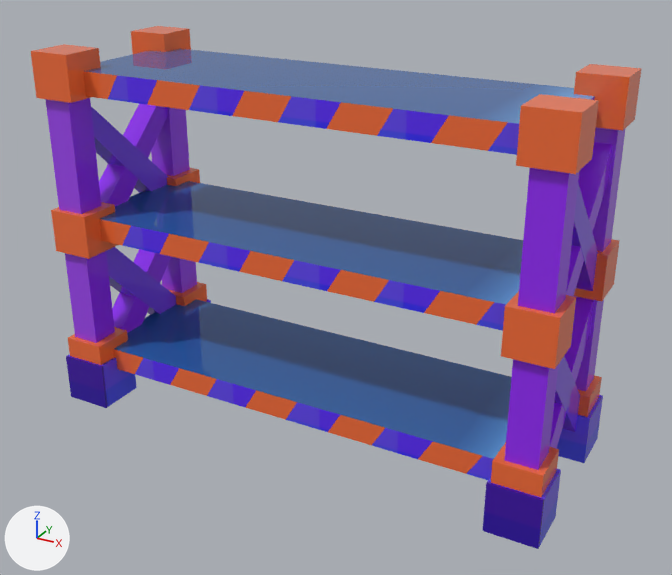
The FBX model Assets/Art/Model/Prop/Green_Shelf.fbx as it was, and as the next commit left it.
The view is the same before and after, from a 50 mm lens placed at (1.43, -2.5, 1.77), pointed at (0.06, -0.02, 0.53). Every picture has the same lights, and +X, +Y and +Z are marked at lower left. The first picture is the older version. Where no turn or scale is listed for an object, it has been applied to the vertices.

The scene before the commit, as lines of its bpy script (objects in view):
```python
me_mesh = bpy.data.meshes.new('Mesh')
me_mesh.from_pydata(...)  # 356 vertices, 274 faces; spans x -0.89..0.9, y -0.33..0.33, z 0.0..1.27
me_mesh.materials.append(mat_01___default)  # picture img_color_pallet_png
ob_green_shelf = bpy.data.objects.new('Green_Shelf', me_mesh)
ob_green_shelf.location = (0.0, 0.0, 0.0)
```
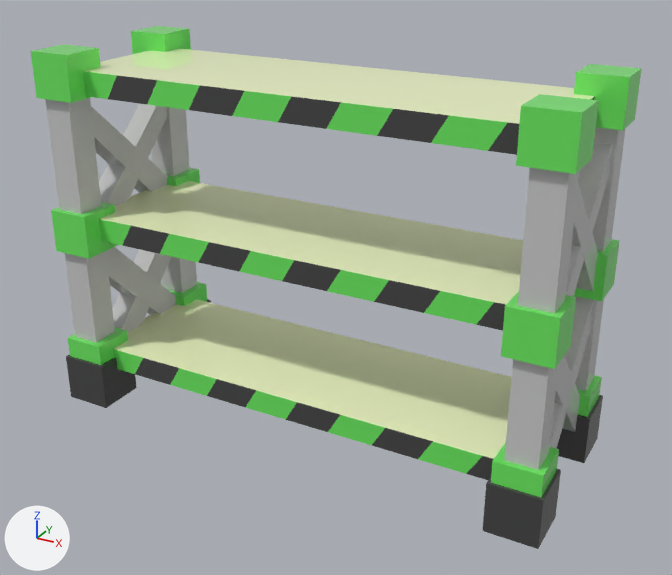
The newer file is also turned or shifted as a whole; pictures and numbers use the older file's frame.

Changed parts and their boxes [x1, y1, x2, y2] in the pictures (672 x 575 px):
part 1 of me_mesh, surface changed (lighter): [31, 26, 642, 549] in both

The edits, one by one:
me_mesh is used by ob_green_shelf; location (0.0, 0.0, 0.0).
me_mesh had 356 vertices, 274 faces and spanned x -0.89..0.9, y -0.33..0.33, z 0.0..1.27.
me_mesh now has 356 vertices, 228 faces and spans x -0.89..0.9, y -0.33..0.33, z 0.0..1.27.
me_mesh part 1: 228 kept faces spanning x -0.89..0.9, y -0.33..0.33, z 0.0..1.27 get new texture (UV) coordinates.
Edits to the shape of me_mesh do not show in these pictures.
